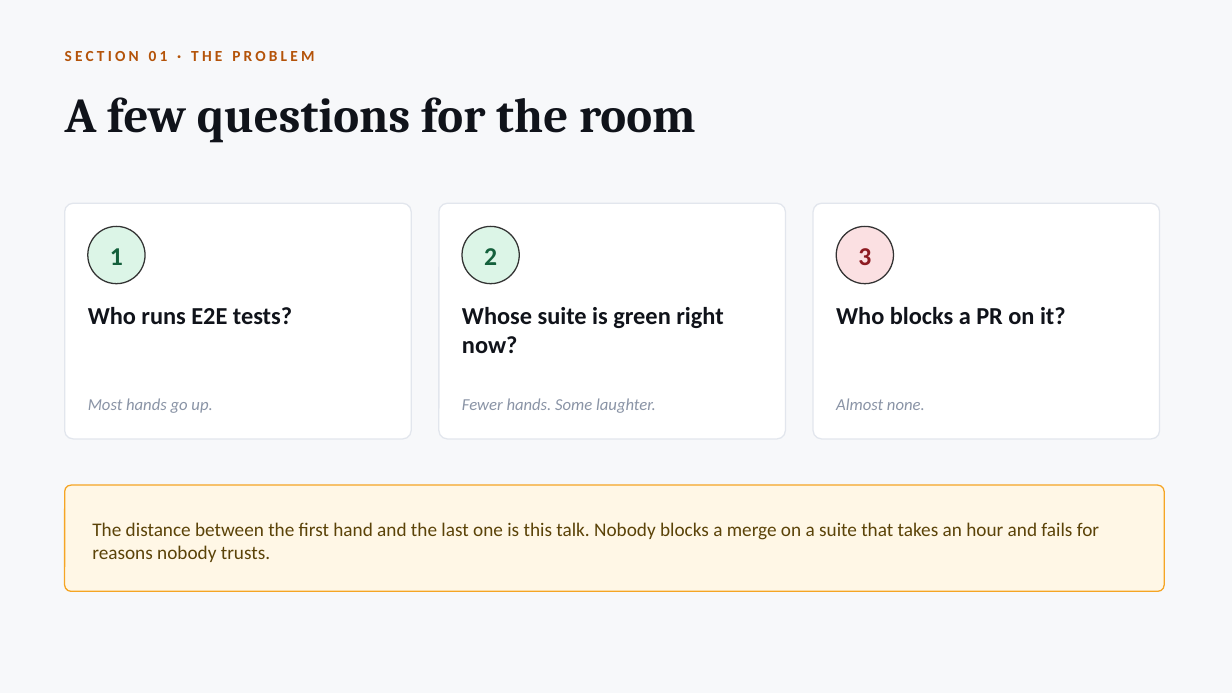
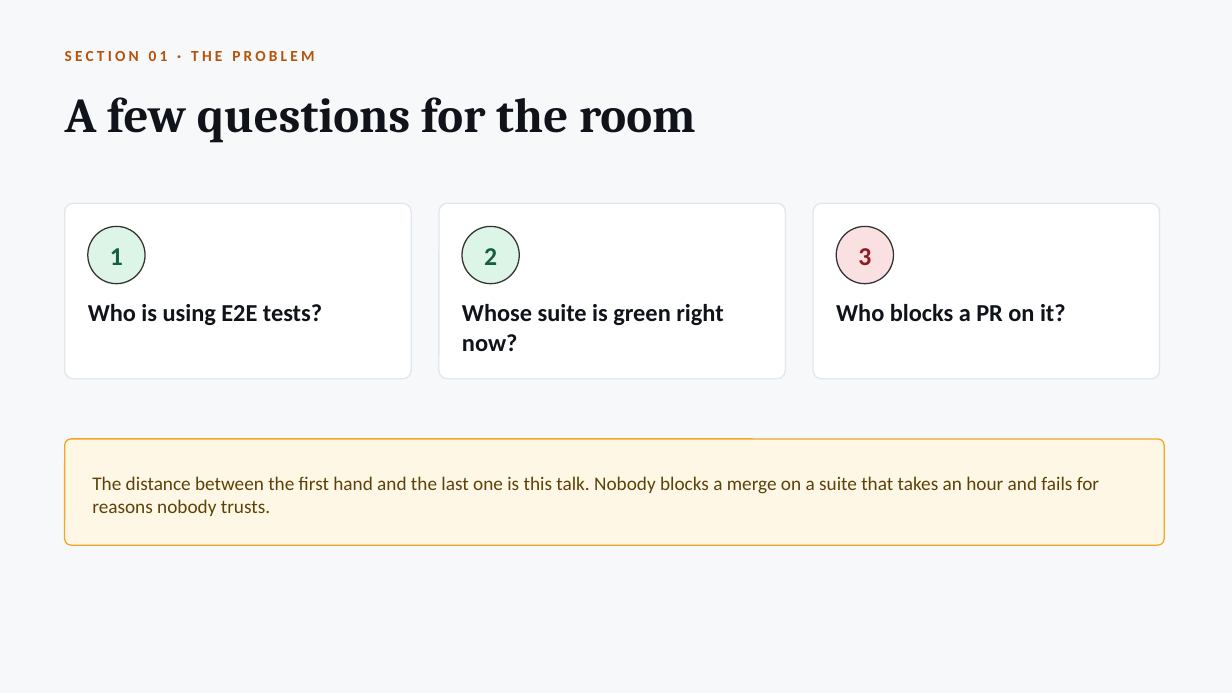
Before and after one commit to radzivil/nx-scaling-e2e-tests-with-atomizer, a slide deck: slide 6 of talk/Scaling-E2E-Tests-with-Nx.pptx. Drawn at 1232x693 pixels with LibreOffice and Linux fonts; fonts in the diff are those of the drawing. Boxes give left, top, right and bottom in pixels: in the first picture for what was removed or moved away, otherwise in the second. Text is boxed around its words. In the diff, an @@ line names an element or a change of style, - is before the commit and + after.

```diff
--- a/talk/Scaling-E2E-Tests-with-Nx.pptx
+++ b/talk/Scaling-E2E-Tests-with-Nx.pptx
@@ rounded rectangle: place and size @@
-rounded rectangle at (65, 203, 411, 439)
+rounded rectangle at (65, 203, 411, 379)
@@ rounded rectangle: place and size @@
-rounded rectangle at (439, 203, 786, 439)
+rounded rectangle at (439, 203, 786, 379)
@@ proportions changed in 3 elements at (65, 203, 411, 379), (439, 203, 786, 379), (813, 203, 1160, 379) @@
@@ rounded rectangle: place and size @@
-rounded rectangle at (813, 203, 1160, 439)
+rounded rectangle at (813, 203, 1160, 379)
@@ text at (88, 304, 322, 325): text changed @@
-Who runs E2E tests?
+Who is using E2E tests?
@@ text removed at (88, 398, 212, 413) @@
-Most hands go up.
@@ text removed at (462, 398, 656, 413) @@
-Fewer hands. Some laughter.
@@ text removed at (836, 398, 925, 410) @@
-Almost none.
@@ rounded rectangle: place and size @@
-rounded rectangle at (65, 485, 1165, 592)
+rounded rectangle at (65, 439, 1165, 545)
@@ text "The distance between the first ...": place and size @@
-text "The distance between the first ..." at (92, 522, 1099, 562)
+text "The distance between the first ..." at (92, 476, 1099, 516)
```
Also in this commit, not shown: 2 other slides changed, 3 other files.
